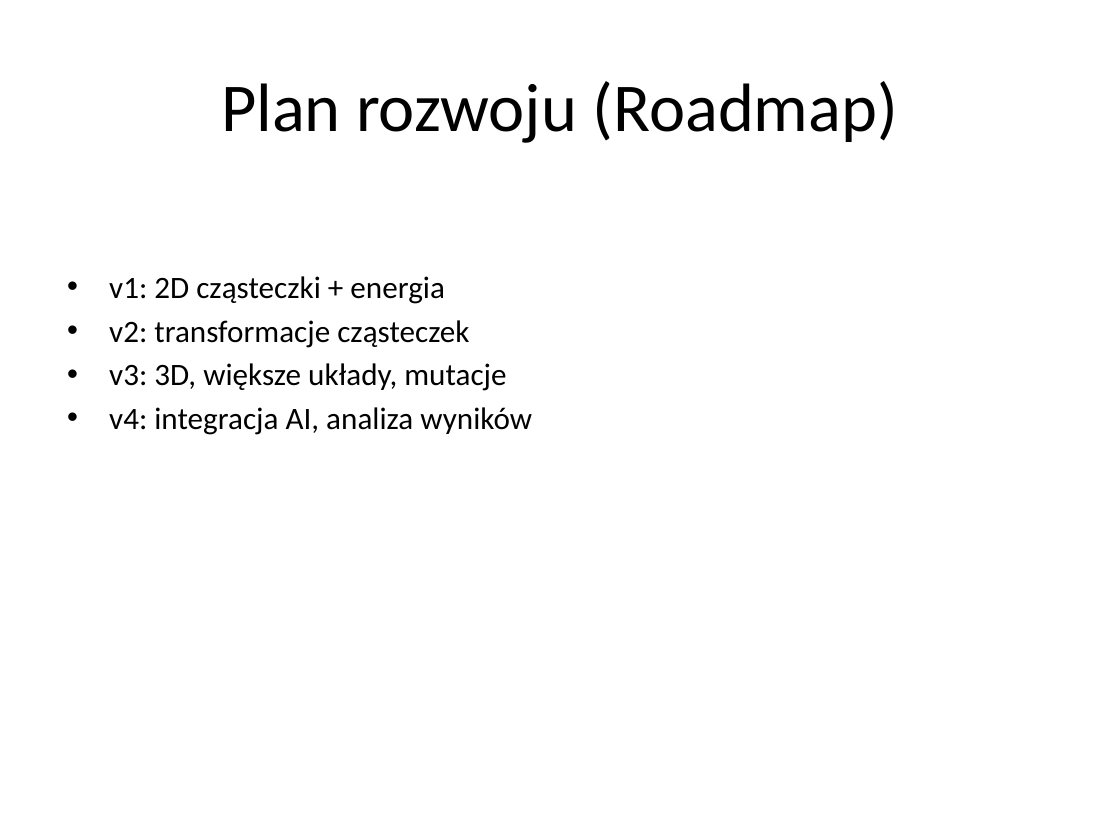
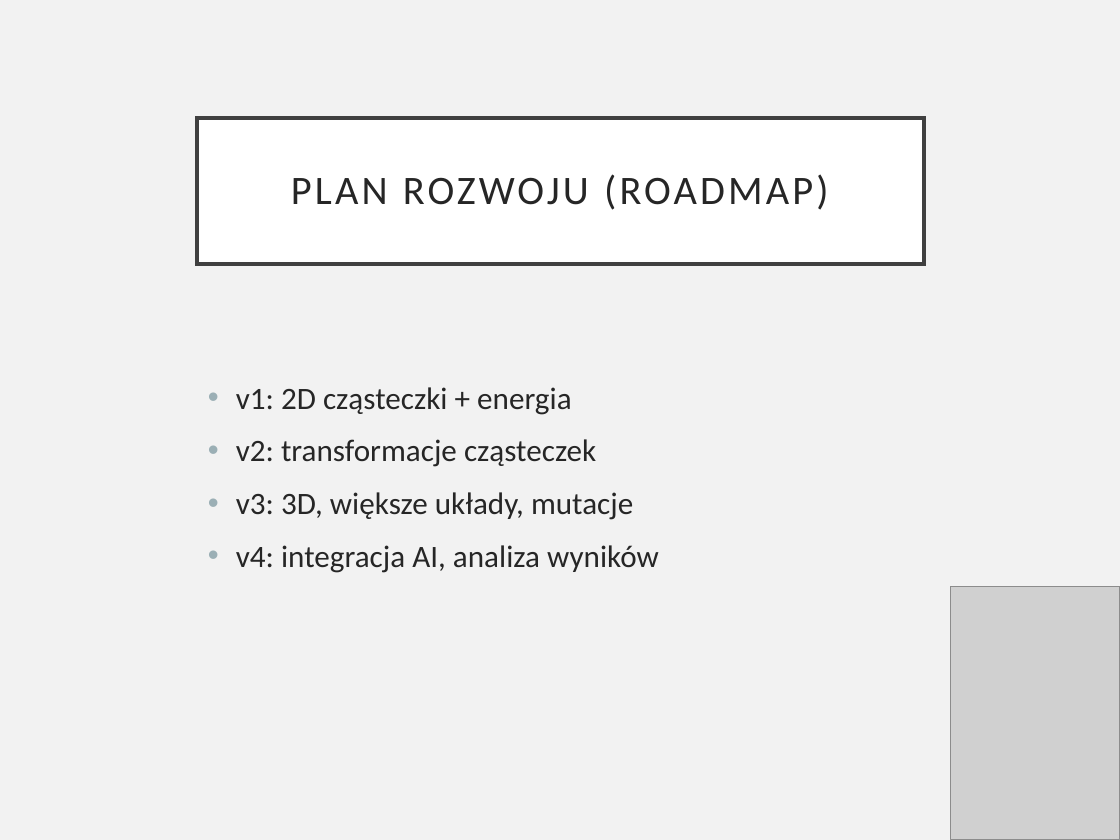
Before and after one commit to ProhunterPL/live2.0, a slide deck: slide 5 of docs/wniosek/pg współpraca live2.0/Live2.0_PG_prezentacja.pptx. Drawn at 1120x840 pixels with LibreOffice and Linux fonts; fonts in the diff are those of the drawing; grey boxes stand for pictures. Boxes give left, top, right and bottom in pixels: in the first picture for what was removed or moved away, otherwise in the second. Text is boxed around its words. In the diff, an @@ line names an element or a change of style, - is before the commit and + after.

```diff
--- a/docs/wniosek/pg współpraca live2.0/Live2.0_PG_prezentacja.pptx
+++ b/docs/wniosek/pg współpraca live2.0/Live2.0_PG_prezentacja.pptx
@@ background #FFFFFF to #F2F2F2 @@
@@ title "PLAN ROZWOJU (ROADMAP)": place and size @@
-title "PLAN ROZWOJU (ROADMAP)" at (221, 81, 898, 143)
+title "PLAN ROZWOJU (ROADMAP)" at (197, 118, 924, 263)
@@ title "PLAN ROZWOJU (ROADMAP)" at (197, 118, 924, 263): fill none to #FFFFFF; outline none to #404040 2.5 pt @@
@@ title at (291, 174, 828, 210): text changed; size 44 to 26 pt; text colour #000000 to #262626 @@
-Plan rozwoju (Roadmap)
+PLAN ROZWOJU (ROADMAP)
@@ text "v1: 2D cząsteczki + energia": place and size @@
-text "v1: 2D cząsteczki + energia" at (109, 276, 532, 435)
+text "v1: 2D cząsteczki + energia" at (236, 387, 659, 573)
@@ text "v1: 2D cząsteczki + energia" at (236, 387, 659, 573): text colour #000000 to #262626; indent changed; more space between paragraphs @@
@@ picture added at (951, 587, 1120, 840) @@
```
Also in this commit, not shown: 10 other slides changed.
